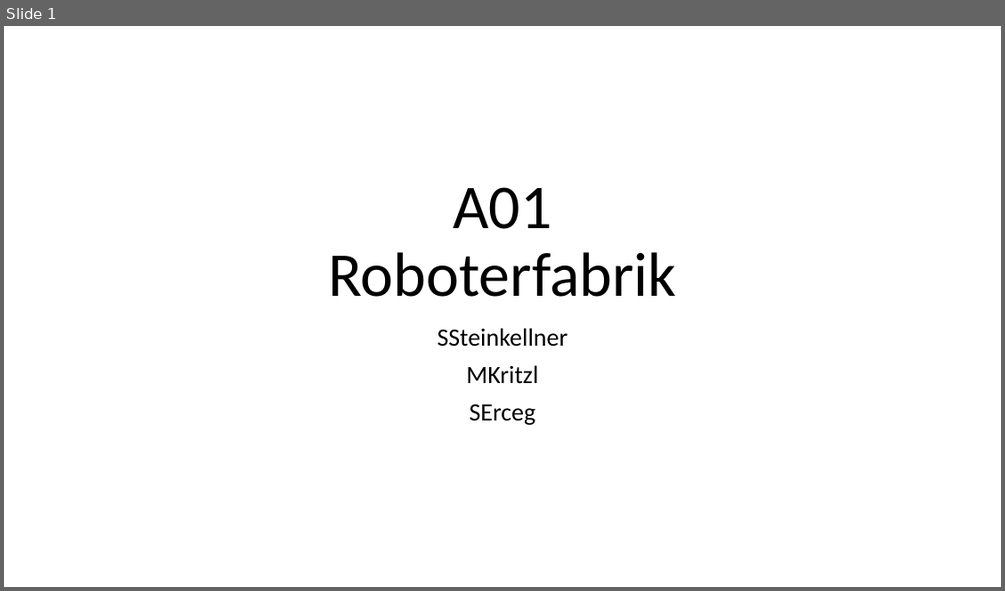
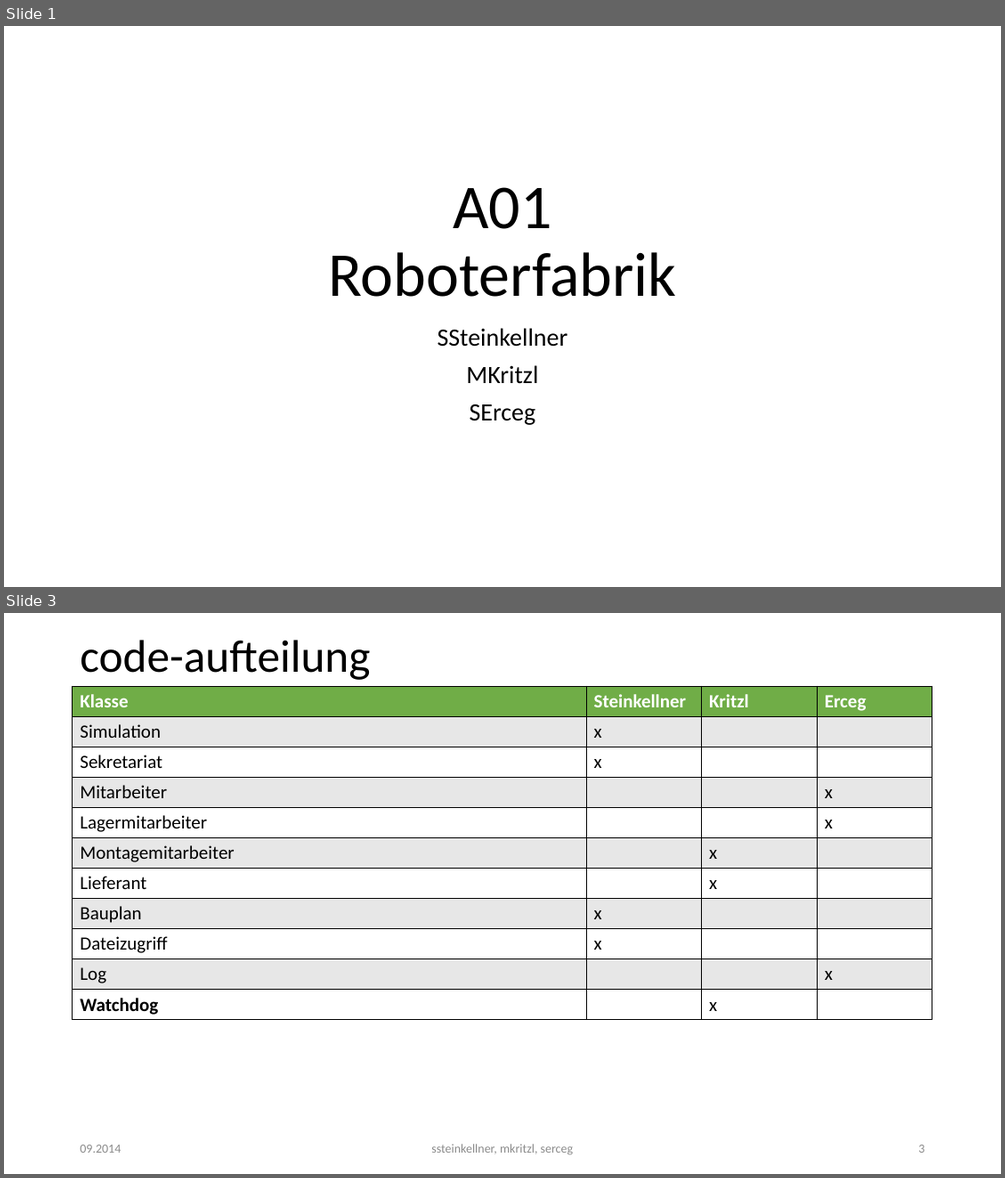
Before and after one commit to ssteinkellner/Gruppenarbeiten, a slide deck: Dokumentation.pptx. Shown one above the other, each under a label of ours: slide 1 before the commit, slides 1 and 3 after it; the slides between them are not shown. The pictures are 1005x591 and 1005x1178 pixels, drawn with LibreOffice and Linux fonts; fonts in the diff are those of the drawing. Boxes give left, top, right and bottom in pixels: in the first picture for what was removed or moved away, otherwise in the second. Text is boxed around its words. In the diff, an @@ line names an element or a change of style, - is before the commit and + after.

```diff
--- a/Dokumentation.pptx
+++ b/Dokumentation.pptx
@@ slide 3 added at (x1=4, y1=613, x2=1001, y2=1174), background #FFFFFF @@
@@ title added at (x1=80, y1=640, x2=370, y2=680), 44 pt, text #000000 @@
+code-aufteilung
@@ table added at (x1=73, y1=686, x2=932, y2=1020), 11 rows, 4 columns @@
+Klasse | Steinkellner | Kritzl | Erceg
+Simulation | x |  | 
+Sekretariat | x |  | 
+Mitarbeiter |  |  | x
+Lagermitarbeiter |  |  | x
+Montagemitarbeiter |  | x | 
+Lieferant |  | x | 
+Bauplan | x |  | 
+Dateizugriff | x |  | 
+Log |  |  | x
+Watchdog |  | x | 
@@ text added at (x1=80, y1=1144, x2=121, y2=1152), 12 pt, text #8C8C8C @@
+09.2014
@@ text added at (x1=431, y1=1143, x2=573, y2=1155), 12 pt, text #8C8C8C @@
+ssteinkellner, mkritzl, serceg
@@ page number added at (x1=918, y1=1144, x2=924, y2=1152), 12 pt, text #8C8C8C @@
+3
```
Also in this commit, not shown: 1 slide changed, 5 other files.
